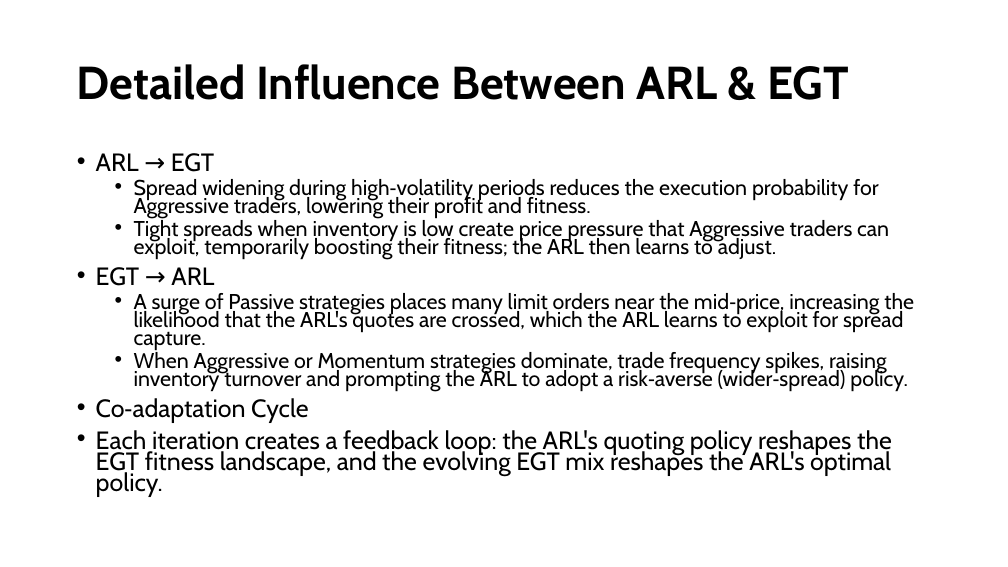
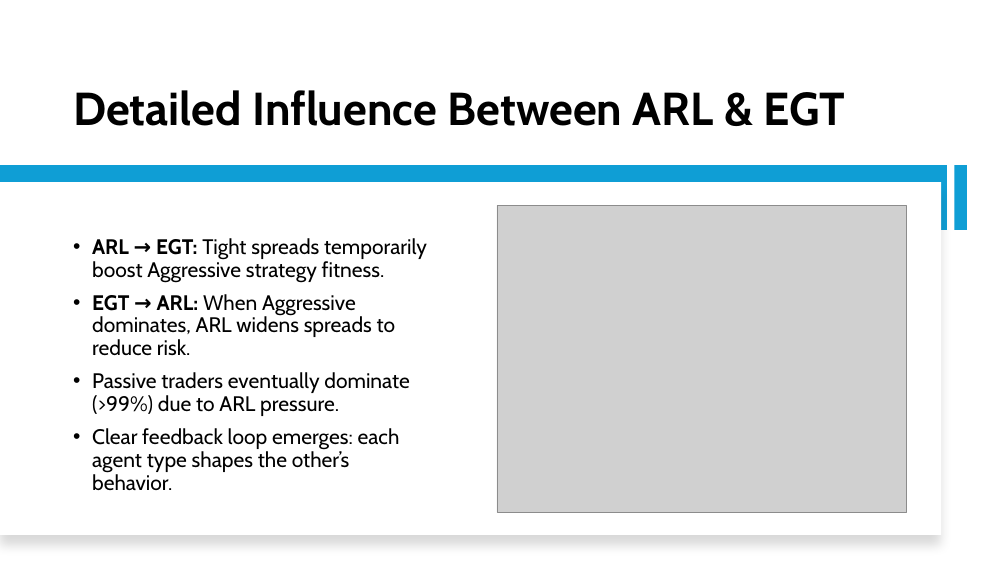
Before and after one commit to Srithwak/Coevolutionary_ARL_vs_EGT_agents_research, a slide deck: slide 9 of presentation.pptx (slide 8 before the commit). Drawn at 1008x567 pixels with LibreOffice and Linux fonts; fonts in the diff are those of the drawing; grey boxes stand for pictures. Boxes give left, top, right and bottom in pixels: in the first picture for what was removed or moved away, otherwise in the second. Text is boxed around its words. In the diff, an @@ line names an element or a change of style, - is before the commit and + after.

Commit message:
Pushing initial formatted ppt

```diff
--- a/presentation.pptx
+++ b/presentation.pptx
@@ title "Detailed Influence Between ARL & ..." at (73, 90, 845, 126): vertical alignment middle to bottom @@
@@ rectangle added at (0, 166, 948, 230), fill #0F9ED5 @@
@@ rectangle added at (954, 166, 967, 230), fill #0F9ED5 @@
@@ rectangle added at (0, 182, 941, 535), fill #FFFFFF @@
@@ picture added at (497, 206, 907, 513) @@
@@ text "ARL → EGT: Tight spreads ..." at (92, 238, 427, 490): vertical alignment top to middle @@
@@ text at (92, 238, 427, 490): text changed; size 20.4 to 20 pt @@
-• ARL → EGT
-  • Spread widening during high‑volatility periods reduces the execution probability for Aggressive traders, lowering their profit and fitness.
-  • Tight spreads when inventory is low create price pressure that Aggressive traders can exploit, temporarily boosting their fitness; the ARL then learns to adjust.
-• EGT → ARL
-  • A surge of Passive strategies places many limit orders near the mid‑price, increasing the likelihood that the ARL's quotes are crossed, which the ARL learns to exploit for spread capture.
-  • When Aggressive or Momentum strategies dominate, trade frequency spikes, raising inventory turnover and prompting the ARL to adopt a risk‑averse (wider‑spread) policy.
-• Co‑adaptation Cycle
-• Each iteration creates a feedback loop: the ARL's quoting policy reshapes the EGT fitness landscape, and the evolving EGT mix reshapes the ARL's optimal policy.
+• ARL → EGT: Tight spreads temporarily boost Aggressive strategy fitness.
+• EGT → ARL: When Aggressive dominates, ARL widens spreads to reduce risk.
+• Passive traders eventually dominate (>99%) due to ARL pressure.
+• Clear feedback loop emerges: each agent type shapes the other’s behavior.
```
Also in this commit, not shown: 5 other slides changed, 10 slides added, 9 slides removed.
